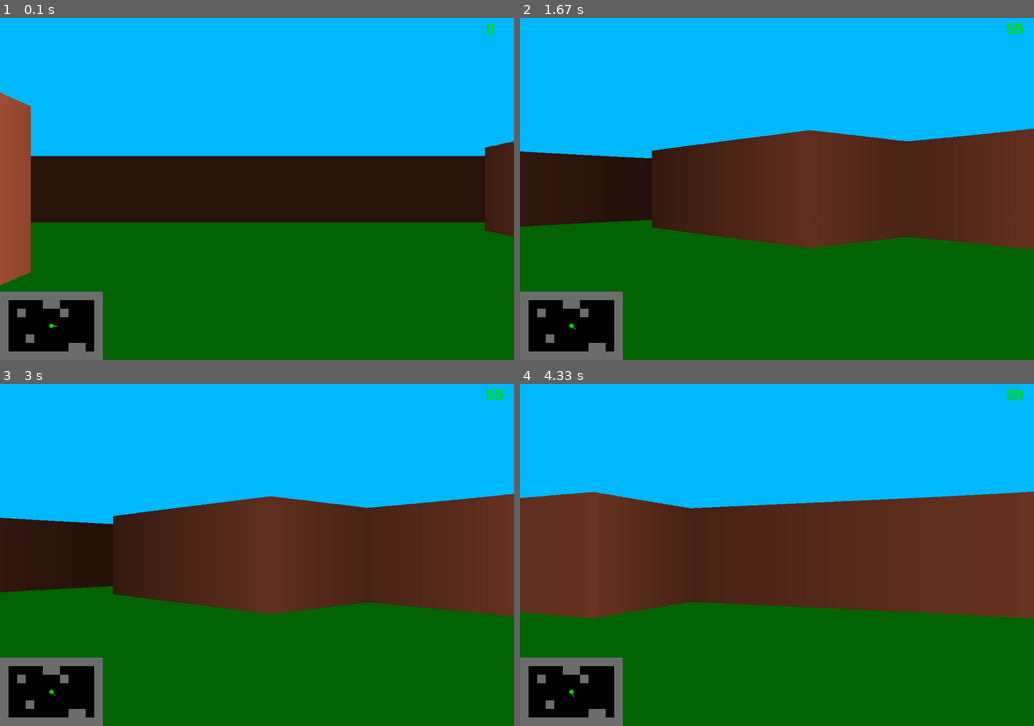
Above: before the commit, frames 1-4 (two rows, left to right).
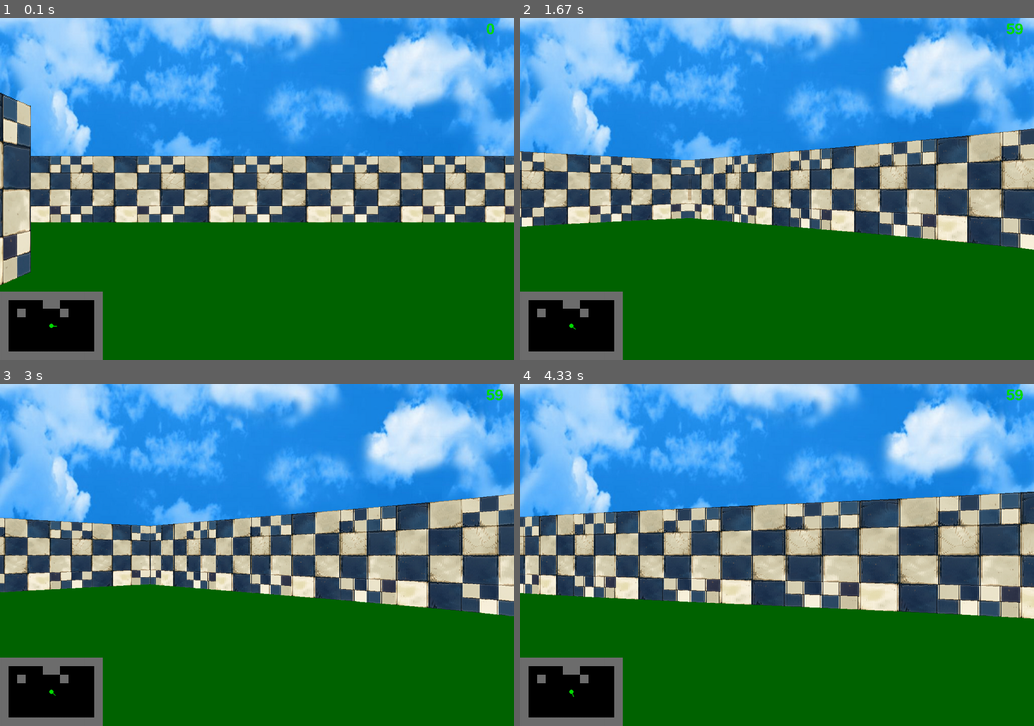
Above: after the commit, the same moments.

Repository: sunbro1337/python_real_time_rendering
Game: pygame game, started from ray_casting_doom/main.py
Two runs of this game, one before a commit and one after it. Both use one fixed random seed, a clock stepped at 60 frames per second and the inputs below.
Inputs:
- Up to frame 1 (0.1 s): no input
- Up to frame 2 (1.67 s): hold Right 0.33-0.8 s; hold Right 0.83-1.3 s; hold Left from 1.33 s (still down)
- Up to frame 3 (3 s): release Left at 1.87 s; hold Left 1.9-2.3 s; hold Right 2.33-2.97 s
- Up to frame 4 (4.33 s): hold Left 3-3.47 s; hold Right 3.5-3.97 s; hold Right from 4 s (still down)

The runs differ from the first frame. In frame 1, 61% of the frame differs, in the area x 0-100%, y 0-98%; in frame 2, 64%; in frame 3, 64%; in frame 4, 66%.

Commit message:
part 3 final

Diff:
--- a/ray_casting_doom/main.py
+++ b/ray_casting_doom/main.py
@@ -8,7 +8,7 @@
 
 pygame.init()
 sc = pygame.display.set_mode((ScreenConfig.WIDTH, ScreenConfig.HEIGHT))
-sc_mini_map = pygame.Surface((ScreenConfig.WIDTH // 5, ScreenConfig.HEIGHT // 5))
+sc_mini_map = pygame.Surface((ScreenConfig.WIDTH // MinimapConfig.SCALE, ScreenConfig.HEIGHT // MinimapConfig.SCALE))
 clock = pygame.time.Clock()
 player = Player(PlayerConfig.player_pos, PlayerConfig.player_angle, PlayerConfig.player_speed)
 render = Render(sc)
@@ -21,7 +21,8 @@
 
     sc.fill(ColorRGB.BLACK)
 
-    render.draw_background()
+    render.draw_sky(PlayerConfig.player_angle)
+    render.draw_earth()
     render.draw_world(player.get_pos, player.angle)
 
     #pygame.draw.circle(sc, ColorRGB.GREEN, player.get_pos, 12)
@@ -34,8 +35,7 @@
     #for x,y in world_map:
     #    pygame.draw.rect(sc, ColorRGB.DARK_GRAY, (x, y, ScreenConfig.TILE, ScreenConfig.TILE), 2)
 
+    render.show_fps(clock)
     render.show_minimap(sc_mini_map, player)
-    render.show_fps(clock)
-
     pygame.display.flip()
     clock.tick(ScreenConfig.FPS_60)
--- a/ray_casting_doom/map.py
+++ b/ray_casting_doom/map.py
@@ -1,18 +1,23 @@
 from settings import *
 
 text_map = [
-    'WWWWWWWWWWWW',
-    'W....WW....W',
-    'W.W....W...W',
-    'W..........W',
-    'W..........W',
-    'W..W.......W',
-    'W.......WW.W',
-    'WWWWWWWWWWWW',
+    '111111111111',
+    '1....22....1',
+    '1.1....1...1',
+    '1..........1',
+    '1..........1',
+    '1..........1',
+    '1..........1',
+    '111111111111',
 ]
 
-world_map = set()
+mini_map = set()
+world_map = {}
 for j, row in enumerate(text_map):
     for i, char in enumerate(row):
-        if char == 'W':
-            world_map.add((i * ScreenConfig.TILE, j * ScreenConfig.TILE))
+        if char != '.':
+            mini_map.add((i * MinimapConfig.TILE, j * MinimapConfig.TILE))
+            if char == '1':
+                world_map[(i * ScreenConfig.TILE, j * ScreenConfig.TILE)] = '1'
+            elif char == '2':
+                world_map[(i * ScreenConfig.TILE, j * ScreenConfig.TILE)] = '2'
--- a/ray_casting_doom/player.py
+++ b/ray_casting_doom/player.py
@@ -10,7 +10,7 @@
 
     @property
     def get_pos(self):
-        return ((int(self.x), int(self.y)))
+        return (self.x, self.y)
 
     def move(self):
         sin_a = math.sin(self.angle)
--- a/ray_casting_doom/ray_casting.py
+++ b/ray_casting_doom/ray_casting.py
@@ -32,7 +32,51 @@
     return (a // ScreenConfig.TILE) * ScreenConfig.TILE, (b // ScreenConfig.TILE) * ScreenConfig.TILE
 
 
-def ray_cast(sc, player_pos, player_angle):
+def ray_cast_texture(sc, player_pos, player_angle, textures):
+    ox, oy = player_pos
+    xm, ym = mapping(ox, oy)
+    current_angle = player_angle - RayCastingConfig.HALF_FOV
+    for ray in range(RayCastingConfig.NUM_RAYS):
+        sin_a = math.sin(current_angle)
+        cos_a = math.cos(current_angle)
+
+        # verticals
+        x, dx = (xm + ScreenConfig.TILE, 1) if cos_a >= 0 else (xm, -1)
+        for i in range(0, ScreenConfig.WIDTH, ScreenConfig.TILE):
+            depth_v = (x - ox) / cos_a
+            yv = oy + depth_v * sin_a
+            tile_v = mapping(x + dx, yv)
+            if tile_v in world_map:
+                texture_v = world_map[tile_v]
+                break
+            x += dx * ScreenConfig.TILE
+
+        # horizontals
+        y, dy = (ym + ScreenConfig.TILE, 1) if sin_a >= 0 else (ym, -1)
+        for i in range(0, ScreenConfig.HEIGHT, ScreenConfig.TILE):
+            depth_h = (y - oy) / sin_a
+            xh = ox + depth_h * cos_a
+            tile_h = mapping(xh, y + dy)
+            if tile_h in world_map:
+                texture_h = world_map[tile_h]
+                break
+            y += dy * ScreenConfig.TILE
+
+        # projection
+        depth, offset, texture = (depth_v, yv, texture_v) if depth_v < depth_h else (depth_h, xh, texture_h)
+        offset = int(offset) % ScreenConfig.TILE
+        depth *= math.cos(player_angle - current_angle)  # fix fish eye effect
+        depth = max(depth, 0.00001)
+        proj_height = min(int(RayCastingConfig.PROJ_COEF / depth), 2 * ScreenConfig.HEIGHT)
+
+        wall_column = textures[texture].subsurface(offset * TextureConfig.SCALE, 0, TextureConfig.SCALE, TextureConfig.HEIGHT)
+        wall_column = pygame.transform.scale(wall_column, (RayCastingConfig.SCALE, proj_height))
+        sc.blit(wall_column, (ray * RayCastingConfig.SCALE, ScreenConfig.HALF_HEIGHT - proj_height // 2))
+
+        current_angle += RayCastingConfig.DELTA_ANGLE
+
+
+def ray_cast_color(sc, player_pos, player_angle):
     ox, oy = player_pos
     xm, ym = mapping(ox, oy)
     current_angle = player_angle - RayCastingConfig.HALF_FOV
@@ -61,9 +105,8 @@
         # projection
         depth = depth_v if depth_v < depth_h else depth_h
         depth *= math.cos(player_angle - current_angle)  # fix fish eye effect
-        if depth <= 0:
-            depth = 1
-        proj_height = RayCastingConfig.PROJ_COEF / depth
+        depth = max(depth, 0.00001)
+        proj_height = min(int(RayCastingConfig.PROJ_COEF / depth), 2 * ScreenConfig.HEIGHT)
         color_element = 255 / (1 + depth * depth * 0.00002)
         final_color = (color_element, color_element // 2, color_element // 3)
         pygame.draw.rect(sc, final_color, (ray * RayCastingConfig.SCALE, ScreenConfig.HALF_HEIGHT - proj_height // 2, RayCastingConfig.SCALE, proj_height))
--- a/ray_casting_doom/render.py
+++ b/ray_casting_doom/render.py
@@ -1,6 +1,6 @@
 import pygame
 from settings import *
-from ray_casting import ray_cast
+from ray_casting import ray_cast_texture
 from map import world_map
 
 
@@ -9,15 +9,25 @@
     def __init__(self, sc):
         self.sc = sc
         self.font = pygame.font.SysFont('Arial', 36, bold=True)
+        self.textures = {
+            '1': pygame.image.load('img/1.png').convert(),
+            '2': pygame.image.load('img/2.png').convert(),
+            'sky': pygame.image.load('img/sky.png').convert(),
+        }
 
-    def draw_background(self):
+    def draw_sky(self, player_angle):
         # Drawing sky and earth
-        pygame.draw.rect(self.sc, ColorRGB.SKY_BLUE, (0, 0, ScreenConfig.WIDTH, ScreenConfig.HALF_HEIGHT))
+        sky_offset = -5 * math.degrees(player_angle) % ScreenConfig.WIDTH
+        self.sc.blit(self.textures['sky'], (sky_offset, 0))
+        self.sc.blit(self.textures['sky'], (sky_offset - ScreenConfig.WIDTH, 0))
+        self.sc.blit(self.textures['sky'], (sky_offset + ScreenConfig.WIDTH, 0))
+
+    def draw_earth(self):
         pygame.draw.rect(self.sc, ColorRGB.DARK_GREEN,
                          (0, ScreenConfig.HALF_HEIGHT, ScreenConfig.WIDTH, ScreenConfig.HALF_HEIGHT))
 
     def draw_world(self, plater_pos, player_angle):
-        ray_cast(self.sc, plater_pos, player_angle)
+        ray_cast_texture(self.sc, plater_pos, player_angle, self.textures)
 
     def show_fps(self, clock):
         display_fps = str(int(clock.get_fps()))
--- a/ray_casting_doom/settings.py
+++ b/ray_casting_doom/settings.py
@@ -10,6 +10,12 @@
     FPS_60 = 60
     TILE = 100
     FPS_POSITION = WIDTH - 65, 5
+
+
+class TextureConfig:
+    WIDTH = 1200
+    HEIGHT = 1200
+    SCALE = WIDTH // ScreenConfig.TILE
 
 
 class MinimapConfig:
Binary file added: ray_casting_doom/img/1.png
Binary file added: ray_casting_doom/img/2.png
Binary file added: ray_casting_doom/img/sky.png
